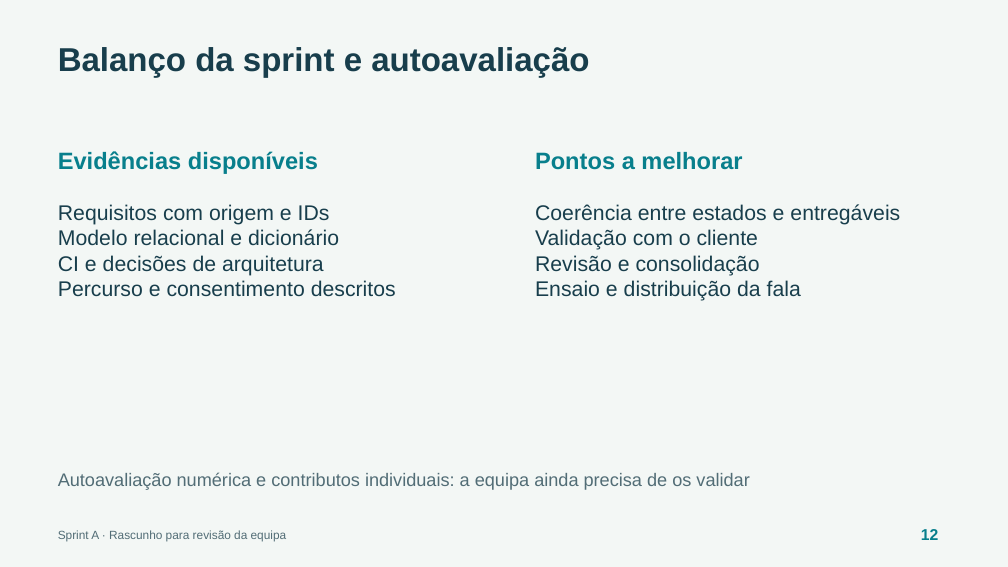
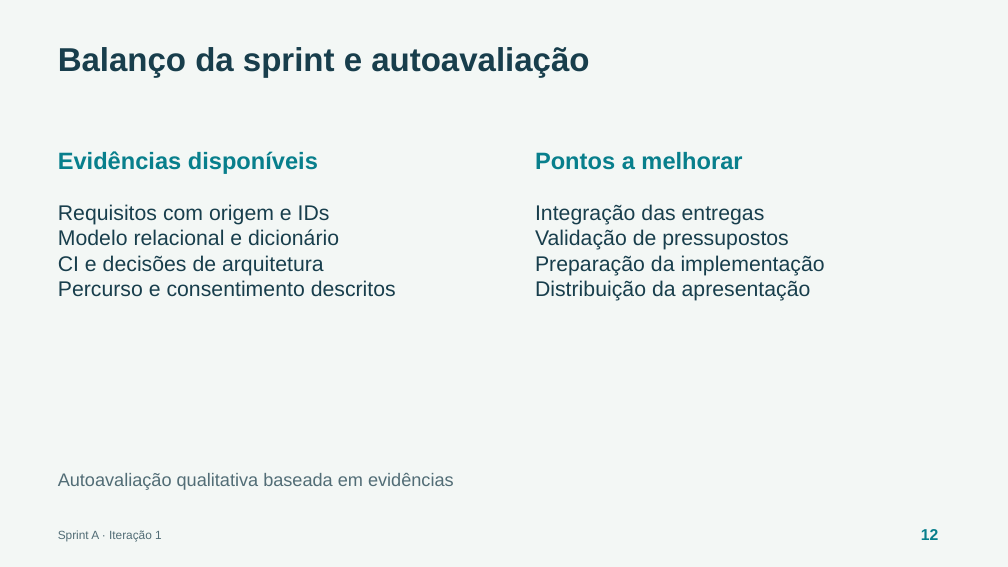
Before and after one commit to escobar0304/ProjInter-2-1, a slide deck: slide 12 of docs/entregas/sprint-review-a/sprint-review-a.pptx. Drawn at 1008x567 pixels with LibreOffice and Linux fonts; fonts in the diff are those of the drawing. Boxes give left, top, right and bottom in pixels: in the first picture for what was removed or moved away, otherwise in the second. Text is boxed around its words. In the diff, an @@ line names an element or a change of style, - is before the commit and + after.

Commit message:
apresentação: atualizar ficheiros da Sprint Review A

```diff
--- a/docs/entregas/sprint-review-a/sprint-review-a.pptx
+++ b/docs/entregas/sprint-review-a/sprint-review-a.pptx
@@ text at bbox=[535, 204, 825, 301]: text changed @@
-Coerência entre estados e entregáveis
-Validação com o cliente
-Revisão e consolidação
-Ensaio e distribuição da fala
+Integração das entregas
+Validação de pressupostos
+Preparação da implementação
+Distribuição da apresentação
@@ text at bbox=[58, 473, 454, 490]: text changed @@
-Autoavaliação numérica e contributos individuais: a equipa ainda precisa de os validar
+Autoavaliação qualitativa baseada em evidências
@@ text at bbox=[58, 530, 162, 541]: text changed @@
-Sprint A · Rascunho para revisão da equipa
+Sprint A · Iteração 1
```
Also in this commit, not shown: 11 other slides changed, 1 other file.
